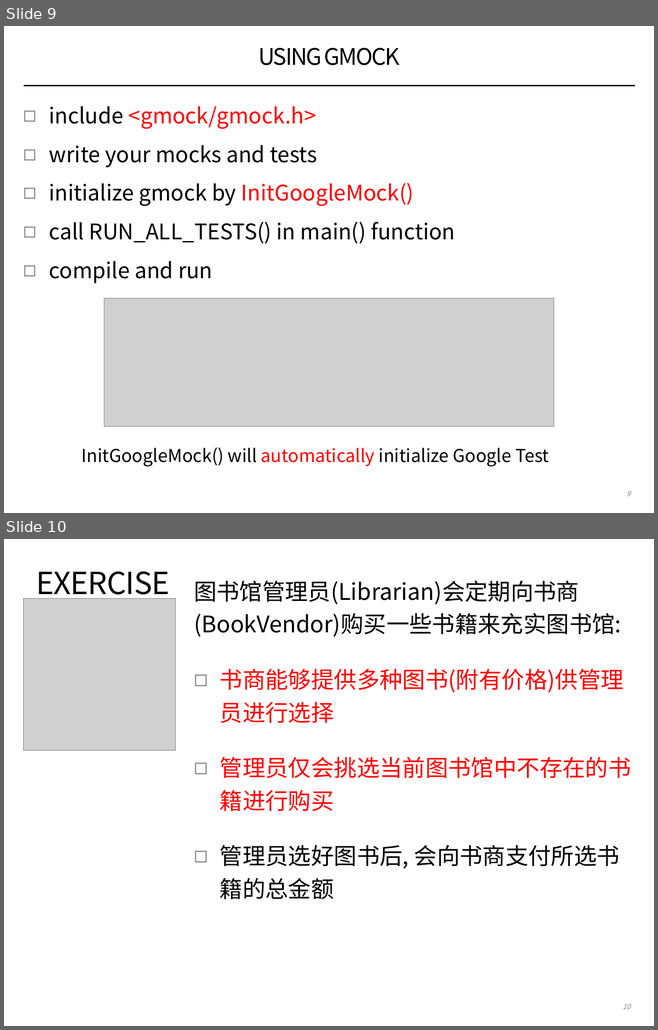
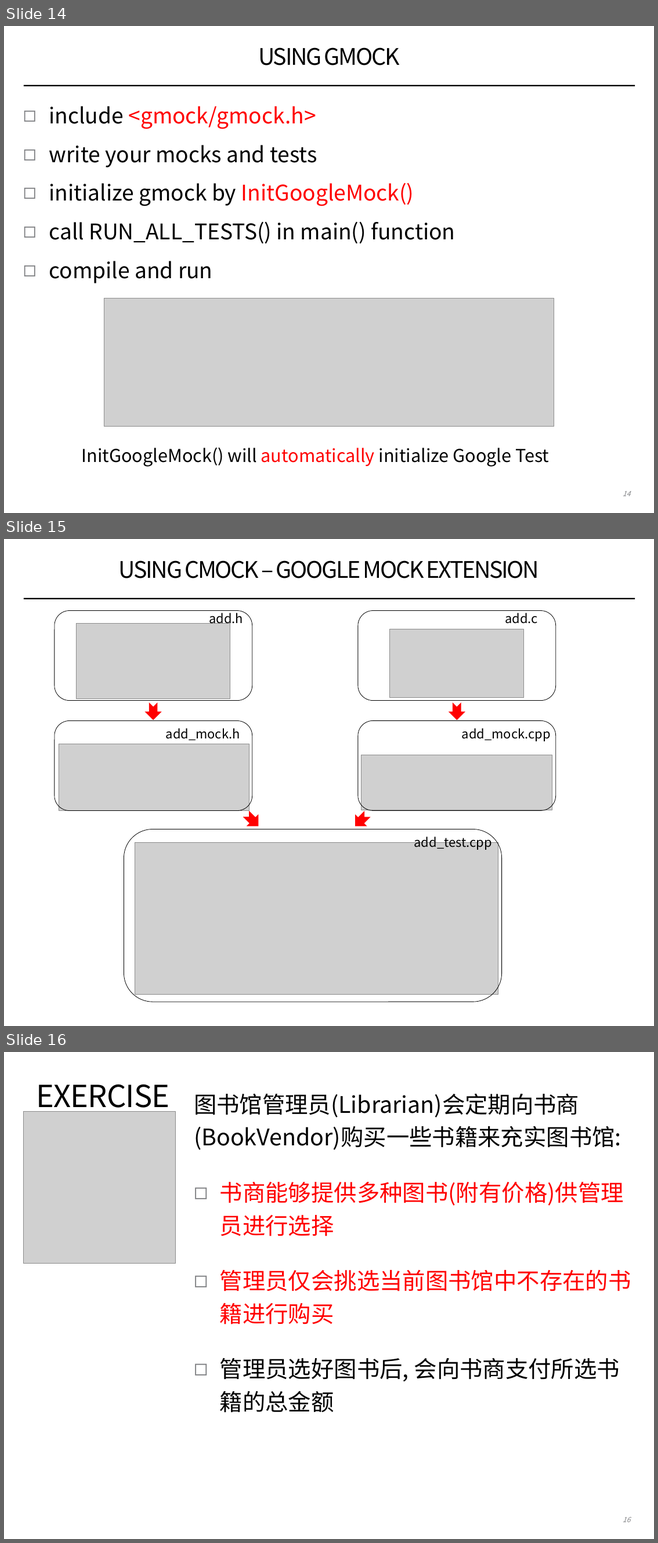
Before and after one commit to coney/c-training, a slide deck: UT/.slides/02-stubs-and-mocks.pptx. Shown one above the other, each under a label of ours: slides 9 and 10 before the commit, slides 14, 15 and 16 after it. The pictures are 658x1030 and 658x1543 pixels, drawn with LibreOffice and Linux fonts; fonts in the diff are those of the drawing; grey boxes stand for pictures. Boxes give left, top, right and bottom in pixels: in the first picture for what was removed or moved away, otherwise in the second. Text is boxed around its words. In the diff, an @@ line names an element or a change of style, - is before the commit and + after.

```diff
--- a/UT/.slides/02-stubs-and-mocks.pptx
+++ b/UT/.slides/02-stubs-and-mocks.pptx
@@ slide 15 added at [4,539,654,1026], background #FFFFFF; not listed: 1 template element that a slide beside it also shows @@
@@ title added at [119,560,539,578], 36 pt, text #000000 @@
+USING CMOCK – GOOGLE MOCK EXTENSION
@@ rounded rectangle added at [54,611,252,701], outline #000000 0.75 pt @@
@@ picture added at [76,624,230,699] @@
@@ text added at [209,610,243,627], 20 pt, text #000000 @@
+add.h
@@ rounded rectangle added at [358,611,556,701], outline #000000 0.75 pt @@
@@ text added at [505,610,538,624], 20 pt, text #000000 @@
+add.c
@@ picture added at [390,629,524,698] @@
@@ notched right arrow added at [144,703,161,720], fill #FF0000 @@
@@ notched right arrow added at [448,703,465,720], fill #FF0000 @@
@@ rounded rectangle added at [54,721,252,811], outline #000000 0.75 pt @@
@@ text added at [166,728,240,740], 20 pt, text #000000 @@
+add_mock.h
@@ rounded rectangle added at [358,721,556,811], outline #000000 0.75 pt @@
@@ text added at [462,728,550,741], 20 pt, text #000000 @@
+add_mock.cpp
@@ picture added at [59,744,249,811] @@
@@ picture added at [361,755,552,810] @@
@@ notched right arrow added at [240,808,264,832], fill #FF0000 @@
@@ notched right arrow added at [349,808,373,832], fill #FF0000 @@
@@ rounded rectangle added at [123,830,502,1002], outline #000000 0.75 pt @@
@@ text added at [414,834,492,850], 20 pt, text #000000 @@
+add_test.cpp
@@ picture added at [135,843,498,995] @@
@@ what was slide 9 is now slide 14 @@
@@ page number at [622,491,630,496]: text changed @@
-9
+14
@@ what was slide 10 is now slide 16 @@
```
Also in this commit, not shown: 1 slide changed, 8 other slides added, 2 slides removed.
